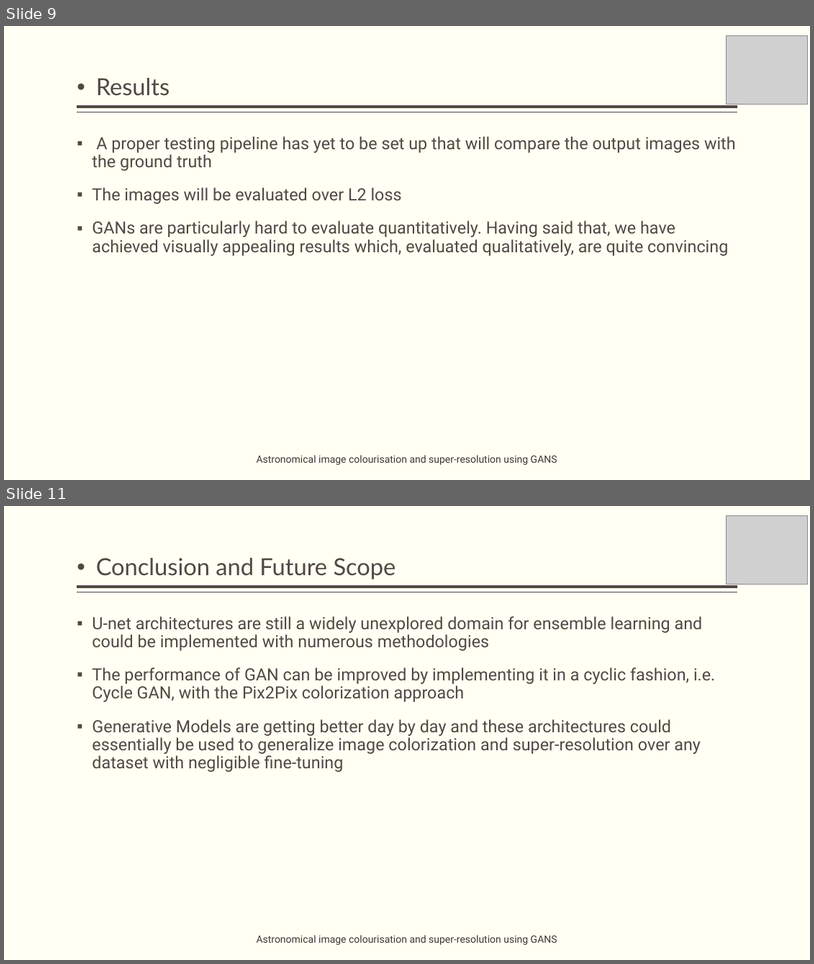
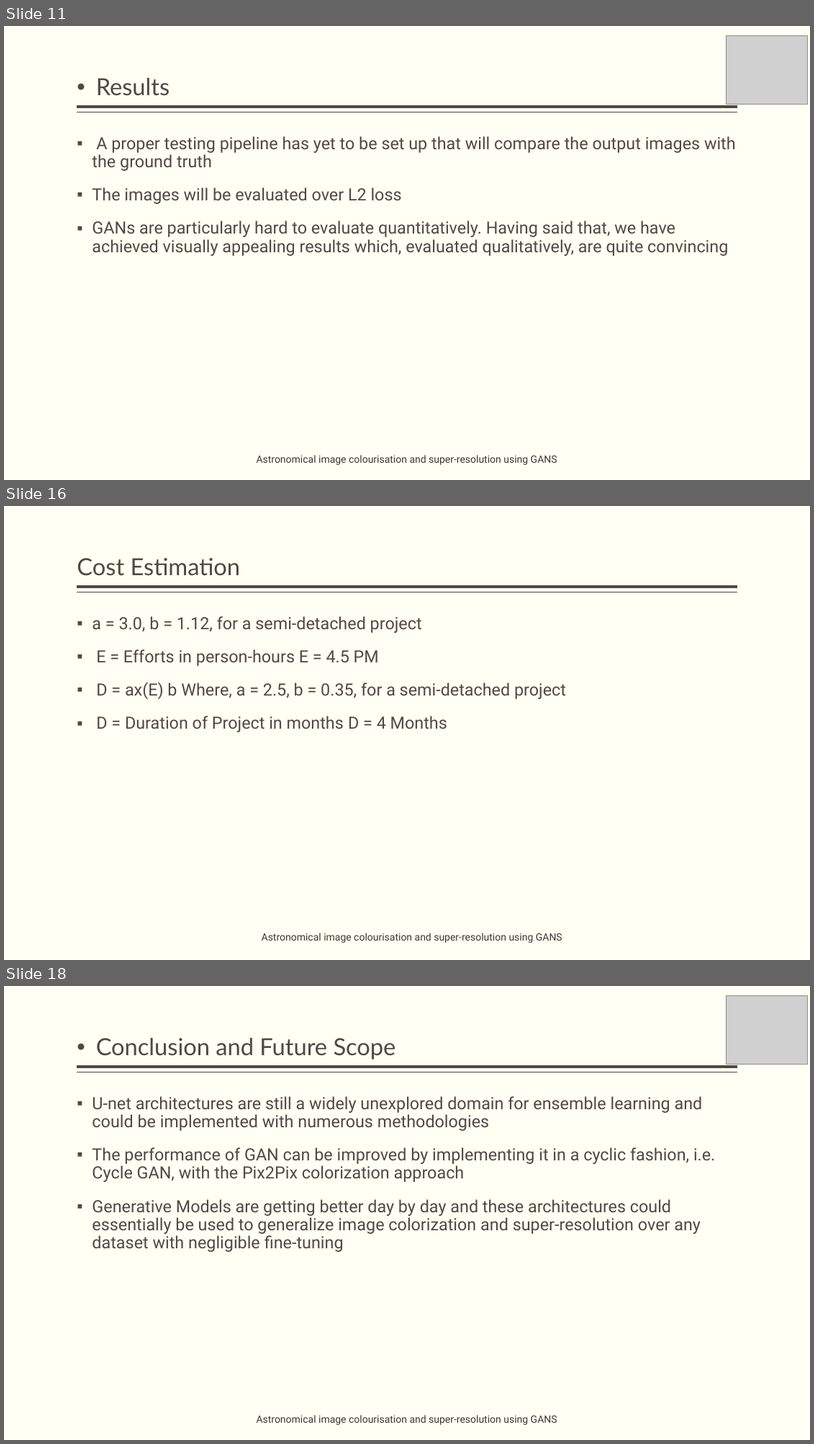
Before and after one commit to obi-wan-shinobi/Literature-Review, a slide deck: Presentation/Stage_2/stage_2_presentation.pptx. Shown one above the other, each under a label of ours: slides 9 and 11 before the commit, slides 11, 16 and 18 after it; the slides between them are not shown. The pictures are 814x964 and 814x1444 pixels, drawn with LibreOffice and Linux fonts; fonts in the diff are those of the drawing; grey boxes stand for pictures. Boxes give left, top, right and bottom in pixels: in the first picture for what was removed or moved away, otherwise in the second. Text is boxed around its words. In the diff, an @@ line names an element or a change of style, - is before the commit and + after.

```diff
--- a/Presentation/Stage_2/stage_2_presentation.pptx
+++ b/Presentation/Stage_2/stage_2_presentation.pptx
@@ slide 16 added at [4,506,810,960], background #FFFFF3; not listed: 2 template elements that a slide beside it also shows @@
@@ title added at [77,558,240,576], 28 pt, text #514843 @@
+Cost Estimation
@@ text added at [92,616,566,732], 20 pt, text #514843 @@
+▪ a = 3.0, b = 1.12, for a semi-detached project
+▪ E = Efforts in person-hours E = 4.5 PM
+▪ D = ax(E) b Where, a = 2.5, b = 0.35, for a semi-detached project
+▪ D = Duration of Project in months D = 4 Months
@@ text added at [262,932,563,942], 12 pt, text #3D3632 @@
+Astronomical image colourisation and super-resolution using GANS
@@ what was slide 9 is now slide 11 @@
@@ what was slide 11 is now slide 18 @@
```
Also in this commit, not shown: 4 slides changed, 5 other slides added, 11 other files.
